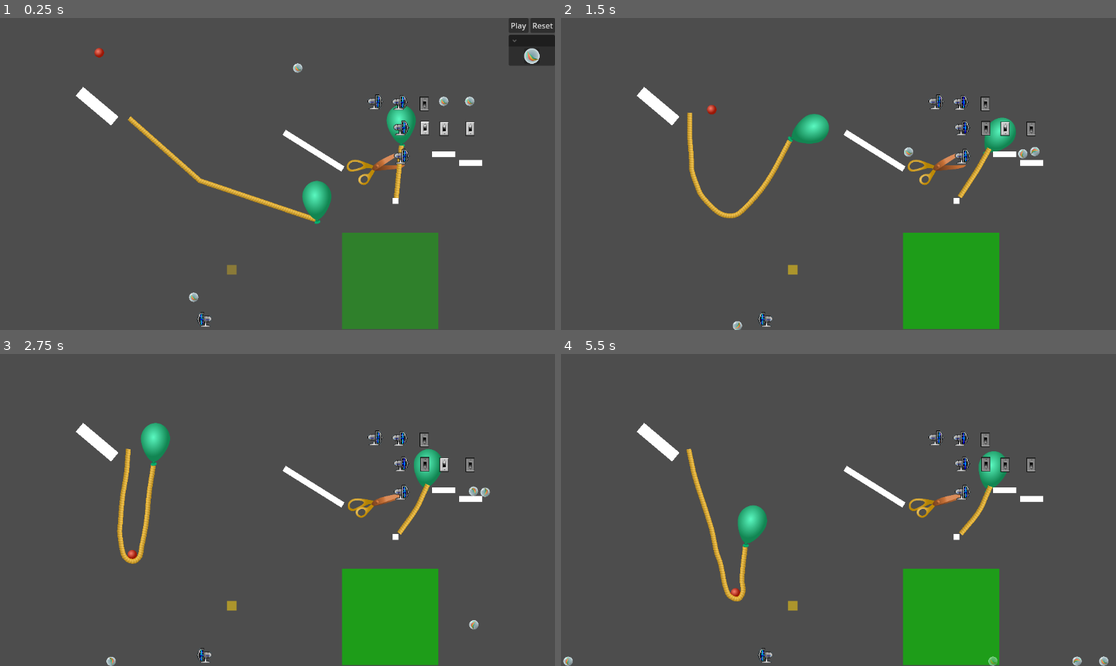
Above: before the commit, frames 1-4 (two rows, left to right).
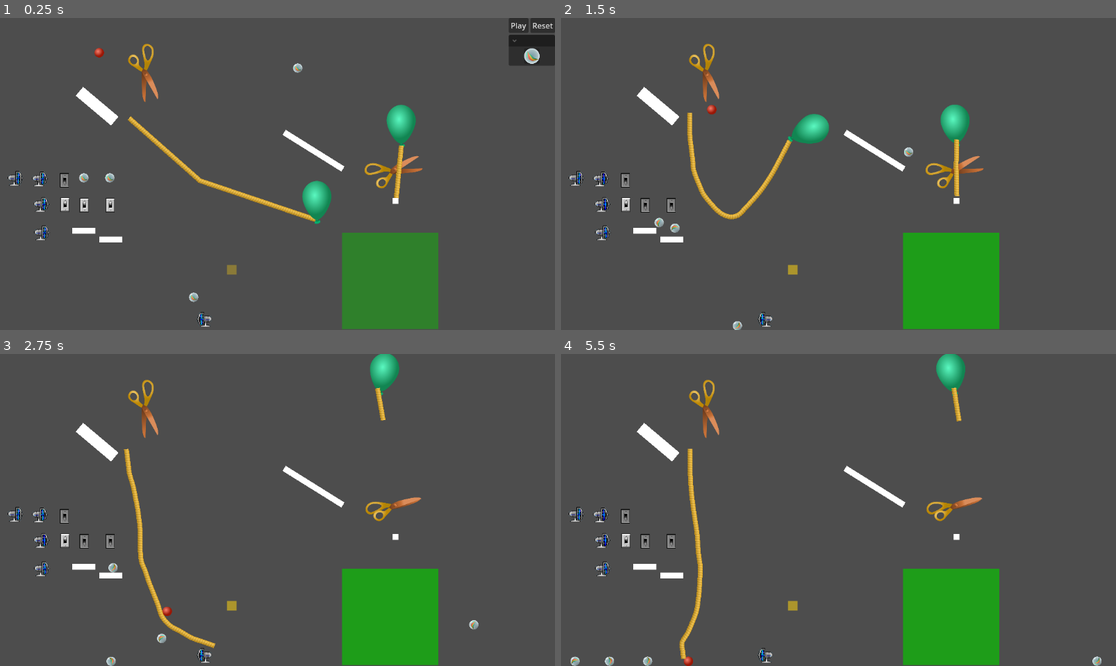
Above: after the commit, the same moments.

Repository: lechaosx/jam-at-fit-vol-2
Game: Godot game, scene res://game.tscn
Two runs of this game, one before a commit and one after it. Both use one fixed random seed, a clock stepped at 60 frames per second and the inputs below. The engine's default icon, where the game draws it, is replaced by a stand-in: a white triangle on a blue panel in a dark square.
Inputs (mouse positions are in pixels of both pictures, inside the frame that each line leads up to):
- Up to frame 1 (0.25 s): no input
- Up to frame 2 (1.5 s): click "Play" at 0.5 s; move the mouse to (960, 158) at 1.27 s; click (960, 158) at 1.42 s
- Up to frame 3 (2.75 s): move the mouse to (166, 525) at 2.02 s; click (166, 525) at 2.17 s
- Up to frame 4 (5.5 s): move the mouse to (894, 441) at 2.77 s; click (894, 441) at 2.92 s; move the mouse to (810, 572) at 3.52 s; click (810, 572) at 3.67 s; move the mouse to (1005, 556) at 4.27 s; click (1005, 556) at 4.42 s; move the mouse to (672, 463) at 5.02 s; click (672, 463) at 5.17 s

The runs differ from the first frame. In frame 1, 2.4% of the frame differs, in the area x 1-87%, y 8-72%; in frame 2, 3.7%; in frame 3, 5.1%; in frame 4, 5.3%, in the area x 0-99%, y 0-100%.

Commit message:
Baloon popping

Diff:
--- /dev/null
+++ b/godot/balloon.gd
@@ -0,0 +1,9 @@
+extends RigidBody2D
+
+func cut():
+	print_debug("POP!")
+	queue_free()
+
+func pop():
+	print_debug("POP!")
+	queue_free()
--- a/godot/balloon.tscn
+++ b/godot/balloon.tscn
@@ -1,6 +1,7 @@
-[gd_scene load_steps=5 format=3 uid="uid://b0ysf5iffpxet"]
+[gd_scene load_steps=6 format=3 uid="uid://b0ysf5iffpxet"]
 
 [ext_resource type="Texture2D" uid="uid://bevmvv2e0e3x4" path="res://assets.svg" id="1_n2rxu"]
+[ext_resource type="Script" uid="uid://k4yamxgee14" path="res://balloon.gd" id="1_r345k"]
 
 [sub_resource type="AtlasTexture" id="AtlasTexture_r345k"]
 atlas = ExtResource("1_n2rxu")
@@ -13,6 +14,7 @@
 
 [node name="Balloon" type="RigidBody2D"]
 gravity_scale = -0.5
+script = ExtResource("1_r345k")
 
 [node name="Sprite2D" type="Sprite2D" parent="."]
 position = Vector2(0, -37)
--- a/godot/rope_segment.gd
+++ b/godot/rope_segment.gd
@@ -1 +1,4 @@
 class_name RopeSegment extends RigidBody2D
+
+func cut():
+	get_parent().cut(self)
--- a/godot/scissors.gd
+++ b/godot/scissors.gd
@@ -12,5 +12,14 @@
 	%Closed.visible = true
 
 	for body in %CutArea.get_overlapping_bodies():
-		if body is RopeSegment:
-			body.get_parent().cut(body)
+		if body.has_method("cut"):
+			body.cut()
+
+	%Points.queue_free()
+
+func _on_points_body_entered(body: Node2D) -> void:
+	if closed:
+		return
+
+	if body.has_method("pop"):
+		body.pop()
--- a/godot/scissors.tscn
+++ b/godot/scissors.tscn
@@ -21,6 +21,9 @@
 [sub_resource type="CapsuleShape2D" id="CapsuleShape2D_xflwj"]
 radius = 3.0
 height = 62.0
+
+[sub_resource type="CircleShape2D" id="CircleShape2D_xflwj"]
+radius = 1.0
 
 [node name="Scissors" type="Area2D"]
 script = ExtResource("1_xflwj")
@@ -53,4 +56,16 @@
 position = Vector2(0, -33)
 shape = SubResource("CapsuleShape2D_xflwj")
 
+[node name="Points" type="Area2D" parent="."]
+unique_name_in_owner = true
+
+[node name="CollisionShape2D" type="CollisionShape2D" parent="Points"]
+position = Vector2(-12, -58)
+shape = SubResource("CircleShape2D_xflwj")
+
+[node name="CollisionShape2D2" type="CollisionShape2D" parent="Points"]
+position = Vector2(13, -58)
+shape = SubResource("CircleShape2D_xflwj")
+
 [connection signal="body_entered" from="." to="." method="_on_body_entered"]
+[connection signal="body_entered" from="Points" to="." method="_on_points_body_entered"]
--- a/godot/world.tscn
+++ b/godot/world.tscn
@@ -71,7 +71,7 @@
 attach_body_b = NodePath("../Balloon")
 
 [node name="Scissors" parent="." instance=ExtResource("8_ioo17")]
-position = Vector2(781.00006, 310)
+position = Vector2(818.00006, 317)
 rotation = 1.2691846
 
 [node name="Switch" parent="." instance=ExtResource("7_pkg7o")]
@@ -92,7 +92,7 @@
 attach_body_b = NodePath("../Block")
 
 [node name="xhonza" parent="." instance=ExtResource("9_ioo17")]
-position = Vector2(714, 130)
+position = Vector2(-33, 289)
 
 [node name="Block" parent="." instance=ExtResource("10_wse8f")]
 position = Vector2(821, 380)
@@ -108,4 +108,8 @@
 [node name="Marble3" parent="." instance=ExtResource("12_k3n1d")]
 position = Vector2(402, 580)
 
+[node name="Scissors2" parent="." instance=ExtResource("8_ioo17")]
+position = Vector2(301, 115.00003)
+rotation = 2.9026845
+
 [editable path="Switch"]
Not shown, added: godot/balloon.gd.uid
Not shown: 1 places in godot/scissors.tscn that only renumber resources
